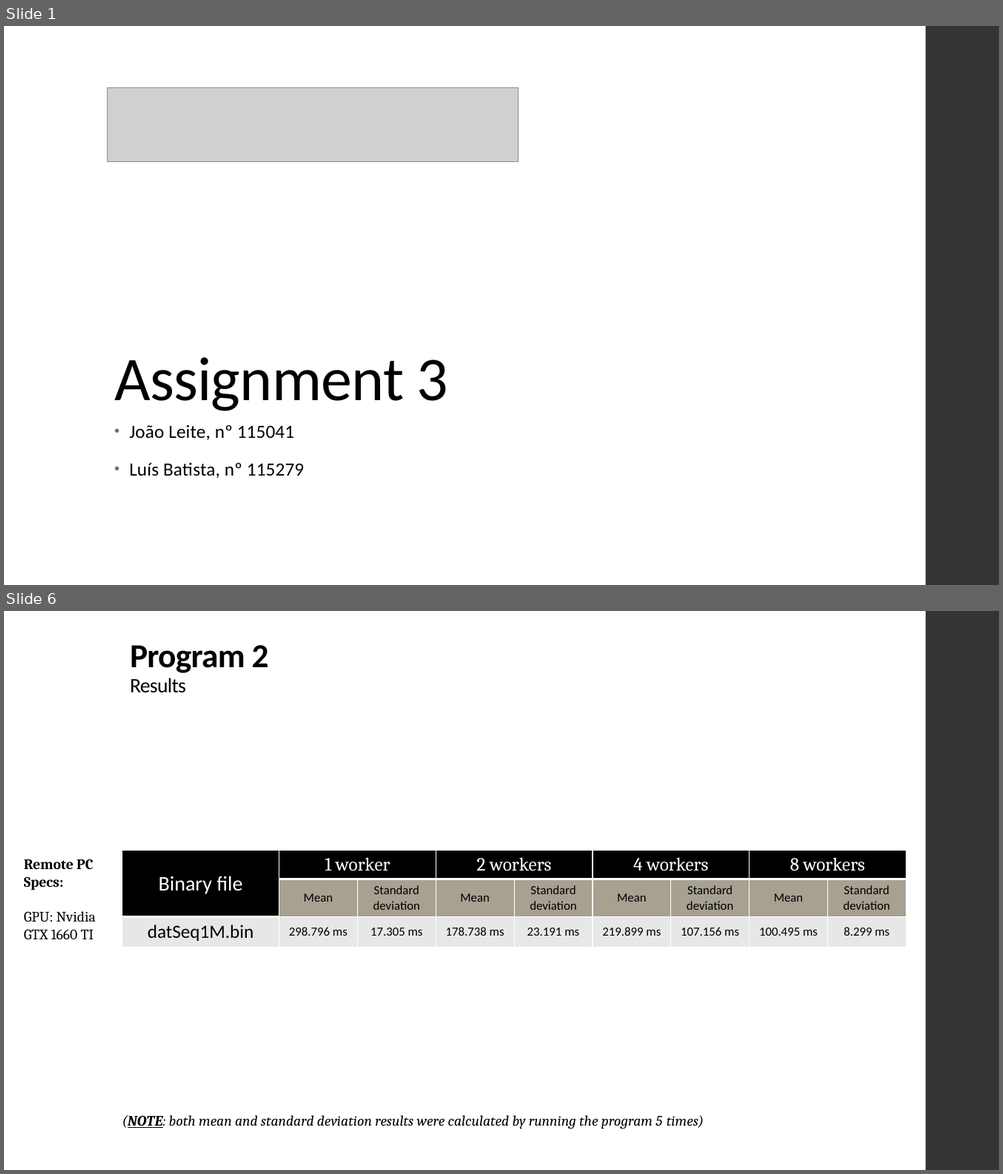
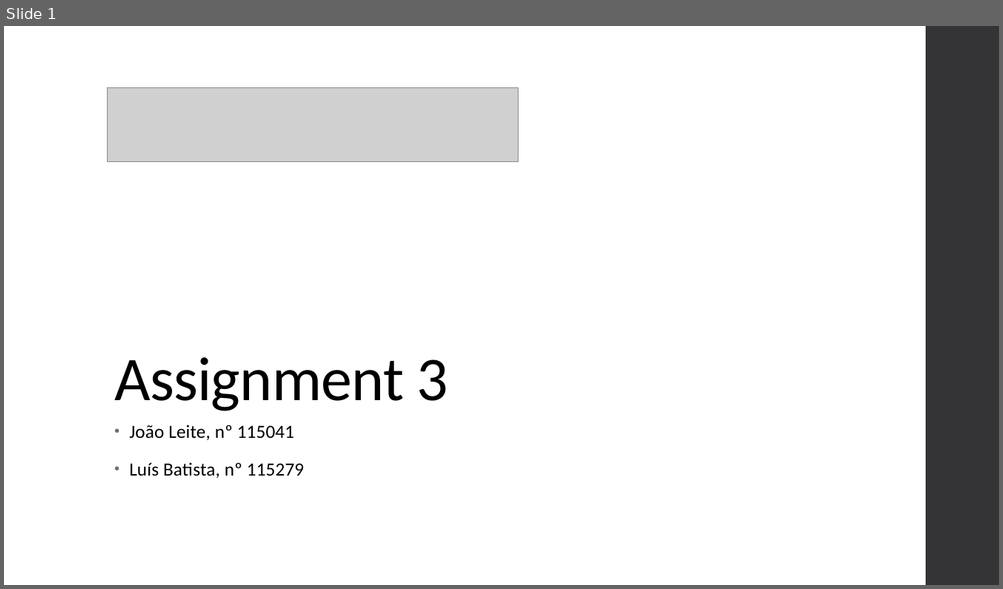
Before and after one commit to xL1fer/CLE_2022_2023, a slide deck: CLE3_T3G5/present.pptx. Shown one above the other, each under a label of ours: slides 1 and 6 before the commit, slide 1 after it; the slides between them are not shown. The pictures are 1003x1174 and 1003x589 pixels, drawn with LibreOffice and Linux fonts; fonts in the diff are those of the drawing; grey boxes stand for pictures. Boxes give left, top, right and bottom in pixels: in the first picture for what was removed or moved away, otherwise in the second. Text is boxed around its words. In the diff, an @@ line names an element or a change of style, - is before the commit and + after.

```diff
--- a/CLE3_T3G5/present.pptx
+++ b/CLE3_T3G5/present.pptx
@@ slide 6 removed at box(4, 611, 999, 1170), background #FFFFFF; not listed: 1 template element that a slide beside it also shows @@
@@ title removed at box(130, 645, 269, 693) @@
-Program 2
-Results
@@ table removed at box(122, 851, 906, 948), 3 rows, 9 columns @@
-Binary file | 1 worker |  | 2 workers |  | 4 workers |  | 8 workers | 
- | Mean | Standard deviation | Mean | Standard deviation | Mean | Standard deviation | Mean | Standard deviation
-datSeq1M.bin | 298.796 ms | 17.305 ms | 178.738 ms | 23.191 ms | 219.899 ms | 107.156 ms | 100.495 ms | 8.299 ms
@@ text removed at box(24, 859, 96, 940) @@
-Remote PC Specs:
-GPU: Nvidia GTX 1660 TI
@@ text removed at box(122, 1116, 703, 1130) @@
-(NOTE: both mean and standard deviation results were calculated by running the program 5 times)
```
Also in this commit, not shown: 2 slides changed, 3 slides added, 3 other slides removed.
